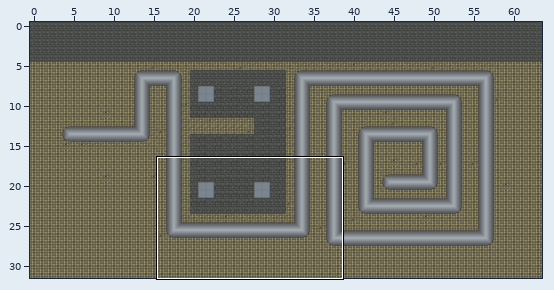
Two states of a Tiled map, Tiled/Maps/2_Animal_pound/level_2_5.tmx. Above: a wide view before the commit, with the close-up outlined.
Close-up. Before:
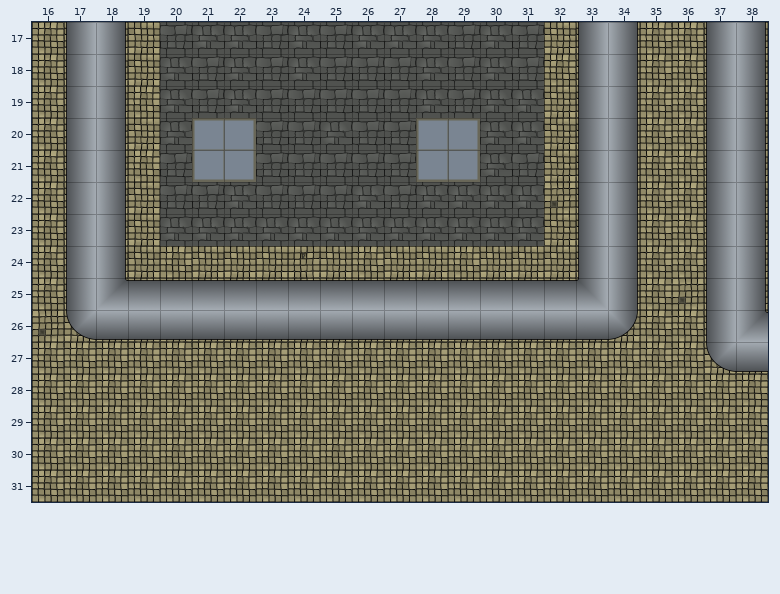
Cells are 128x128 px. Shown: x 16..38, y 17..31.
New version:
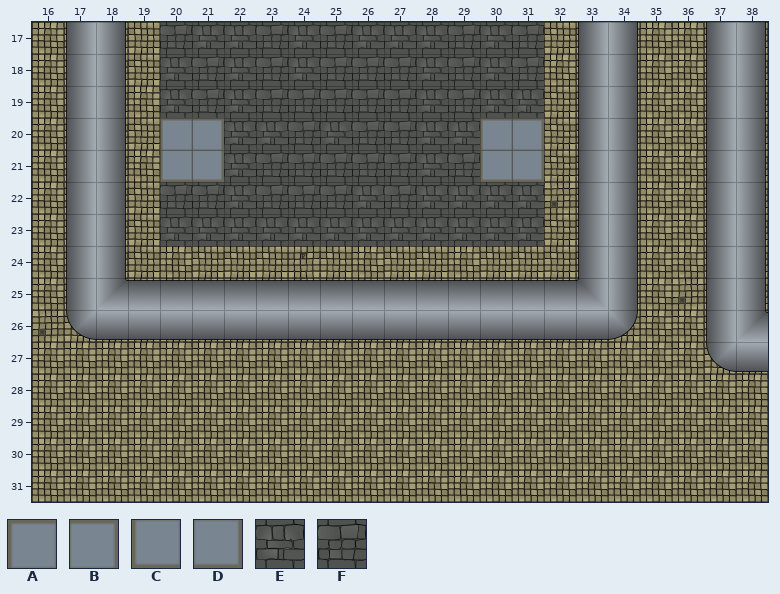
Key: from "tileset_animal_pound": A 6 "window_1", B 7 "window_2", C 8 "window_3", D 9 "window_4", E 47 "wall2", F 48 "wall3".
_ is an empty cell, . an unchanged one.
See-through tiles are keyed as they look on the map.
What changed:
--- layer "Wall"
@@ x 20..31 @@
-20 EABF....ABEE
-21 FCD.....CDEF
+20 ABEE....EEAB
+21 CDE.....EFCD
Where, in picture pixels (left, top, right, bottom), the same in both close-ups:
changed: (160, 118, 288, 182)
changed: (416, 118, 544, 182)
